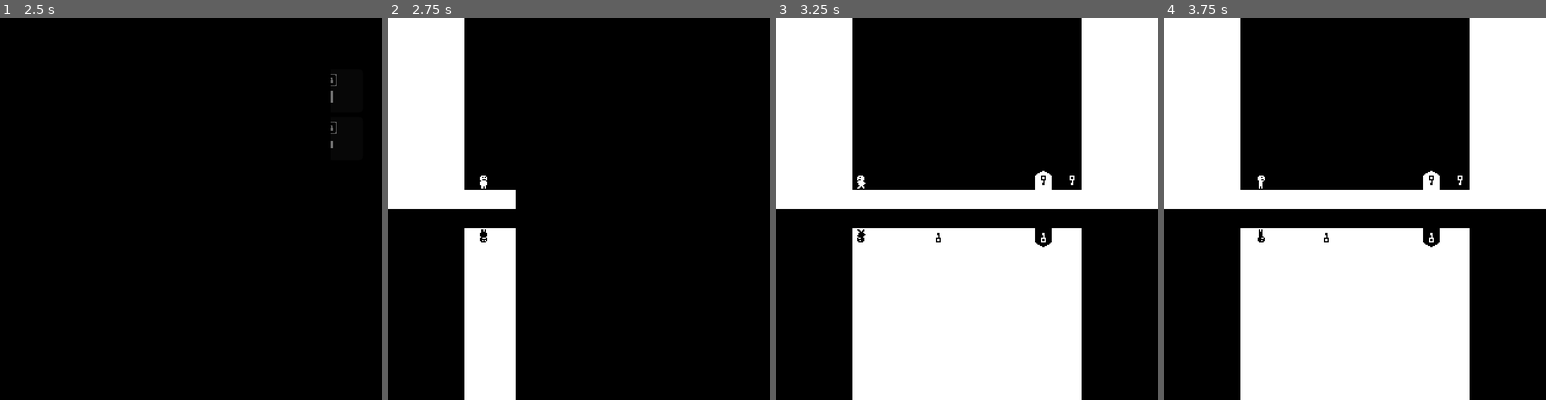
Above: before the commit, frames 1-4 (left to right).
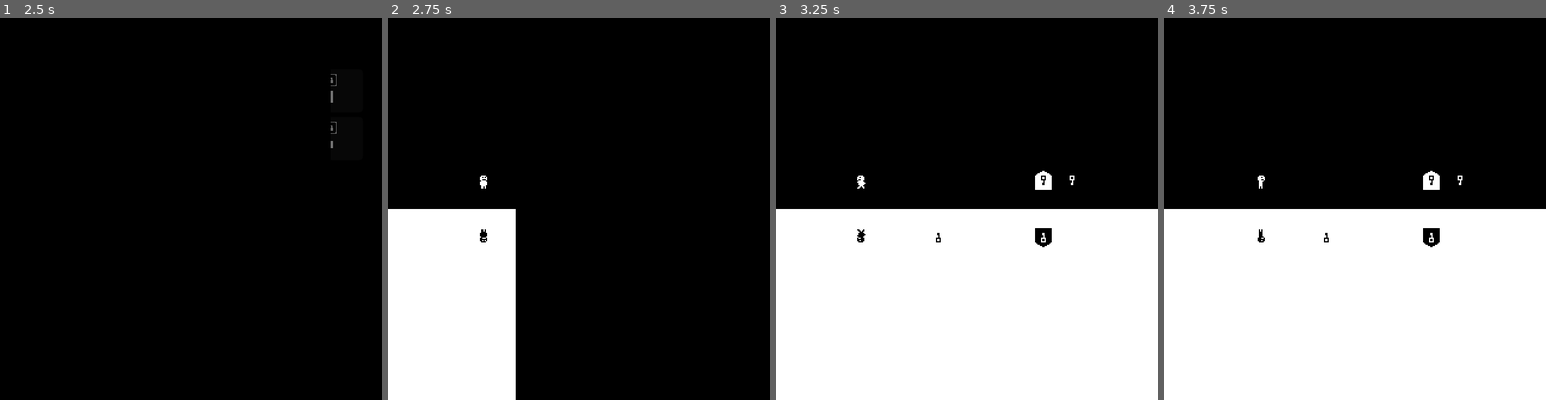
Above: after the commit, the same moments.

Repository: brianhall1313/Me-and-My-Shadow
Game: Godot game, scene res://main.tscn
Same seed, same stepped clock (60 frames per second), same inputs: the game is played once before the commit and once after it.
Inputs:
- Up to frame 1 (2.5 s): hold Right (move_right) 0.53-2 s; tap Up (interact) at 0.6, 1.35 s; tap Space (jump) at 0.77, 1.52 s; click "0" at 2 s
- Up to frame 2 (2.75 s): no input
- Up to frame 3 (3.25 s): hold Left (move_left) from 2.78 s (still down); tap Up (interact) at 2.85 s
- Up to frame 4 (3.75 s): release Left (move_left) at 3.53 s; hold Right (move_right) from 3.53 s (still down); tap Up (interact) at 3.6 s

Frame 1 is identical in both runs. In frame 2, 21% of the frame differs, in the area x 0-34%, y 0-100%; in frame 3, 46%, in the area x 0-100%, y 0-100%; in frame 4, 46%.

Commit message:
redoing levels completely

Diff:
--- a/level_test.tscn
+++ b/level_test.tscn
@@ -1,11 +1,11 @@
-[gd_scene load_steps=18 format=3 uid="uid://b1njf3dqg7467"]
+[gd_scene load_steps=19 format=3 uid="uid://b1njf3dqg7467"]
 
 [ext_resource type="Script" path="res://test_level.gd" id="1_jfuwv"]
 [ext_resource type="PackedScene" uid="uid://u8fiysfj1plv" path="res://black_door.tscn" id="2_bqlid"]
+[ext_resource type="Texture2D" uid="uid://duxhub1k3qlb5" path="res://basic_tile.png" id="2_tigvl"]
 [ext_resource type="PackedScene" uid="uid://c00jo8qmg4n57" path="res://white_door.tscn" id="3_lfmyy"]
 [ext_resource type="PackedScene" uid="uid://bwpuy0ynb7hrt" path="res://shadow.tscn" id="4_rhvog"]
 [ext_resource type="PackedScene" uid="uid://blhemidxahef0" path="res://player.tscn" id="5_u328l"]
-[ext_resource type="PackedScene" uid="uid://e1pyomau60ti" path="res://platform.tscn" id="6_upjij"]
 [ext_resource type="PackedScene" uid="uid://ccqagh7v6o6d3" path="res://black_spike.tscn" id="7_5t4qy"]
 [ext_resource type="PackedScene" uid="uid://c816lbg3fc42k" path="res://white_spike.tscn" id="8_mr530"]
 [ext_resource type="PackedScene" uid="uid://c5vs0rnqra8n2" path="res://white_key.tscn" id="9_8terd"]
@@ -15,8 +15,20 @@
 [ext_resource type="Theme" uid="uid://d334f2xsycvqg" path="res://basic_theme.tres" id="13_u32m1"]
 [ext_resource type="PackedScene" uid="uid://tekfpdogpack" path="res://moving_platform.tscn" id="14_2nlen"]
 
-[sub_resource type="RectangleShape2D" id="RectangleShape2D_fq2y6"]
-size = Vector2(16, 96)
+[sub_resource type="TileSetAtlasSource" id="TileSetAtlasSource_tj0s1"]
+texture = ExtResource("2_tigvl")
+0:0/0 = 0
+0:0/0/physics_layer_0/linear_velocity = Vector2(0, 0)
+0:0/0/physics_layer_0/angular_velocity = 0.0
+0:0/0/physics_layer_0/polygon_0/points = PackedVector2Array(-8, -8, 8, -8, 8, 8, -8, 8)
+1:0/0 = 0
+1:0/0/physics_layer_0/linear_velocity = Vector2(0, 0)
+1:0/0/physics_layer_0/angular_velocity = 0.0
+1:0/0/physics_layer_0/polygon_0/points = PackedVector2Array(-8, -8, 8, -8, 8, 8, -8, 8)
+
+[sub_resource type="TileSet" id="TileSet_mhhrs"]
+physics_layer_0/collision_layer = 1
+sources/0 = SubResource("TileSetAtlasSource_tj0s1")
 
 [sub_resource type="StyleBoxFlat" id="StyleBoxFlat_bw00t"]
 bg_color = Color(0.103744, 0.103744, 0.103743, 1)
@@ -40,41 +52,22 @@
 offset_bottom = 160.0
 color = Color(0, 0, 0, 1)
 
+[node name="TileMap" type="TileMap" parent="."]
+tile_set = SubResource("TileSet_mhhrs")
+format = 2
+layer_0/tile_data = PackedInt32Array(589824, 0, 0, 589825, 0, 0, 589826, 0, 0, 589827, 0, 0, 589828, 0, 0, 589829, 0, 0, 589830, 0, 0, 589831, 0, 0, 589832, 0, 0, 589833, 0, 0, 589834, 0, 0, 589835, 0, 0, 655371, 65536, 0, 589836, 0, 0, 589837, 0, 0, 589838, 0, 0, 589839, 0, 0, 589840, 0, 0, 589841, 0, 0, 589842, 0, 0, 589843, 0, 0, 655360, 65536, 0, 655361, 65536, 0, 655362, 65536, 0, 655363, 65536, 0, 655364, 65536, 0, 655365, 65536, 0, 655366, 65536, 0, 655367, 65536, 0, 655368, 65536, 0, 655369, 65536, 0, 655370, 65536, 0, 655372, 65536, 0, 655373, 65536, 0, 655374, 65536, 0, 655375, 65536, 0, 655376, 65536, 0, 655377, 65536, 0, 655378, 65536, 0, 655379, 65536, 0)
+
 [node name="black_door" parent="." instance=ExtResource("2_bqlid")]
 position = Vector2(304, 184)
 
 [node name="white_door" parent="." instance=ExtResource("3_lfmyy")]
 position = Vector2(304, 136)
 
-[node name="floor_white" type="StaticBody2D" parent="."]
-
-[node name="collision_white" type="CollisionPolygon2D" parent="floor_white"]
-position = Vector2(0, 64)
-polygon = PackedVector2Array(0, 96, 0, -176, 8, -176, 8, 80, 312, 80, 312, -176, 320, -176, 320, 96)
-
-[node name="shape_white" type="Polygon2D" parent="floor_white/collision_white"]
-
-[node name="floor_black" type="StaticBody2D" parent="."]
-
-[node name="collision_black" type="CollisionPolygon2D" parent="floor_black"]
-position = Vector2(0, 80)
-polygon = PackedVector2Array(0, 80, 0, 336, 8, 336, 8, 96, 312, 96, 312, 336, 320, 336, 320, 240, 320, 80)
-
-[node name="shape_black" type="Polygon2D" parent="floor_black/collision_black"]
-color = Color(0, 0, 0, 1)
-
 [node name="shadow" parent="." instance=ExtResource("4_rhvog")]
 position = Vector2(16, 184)
 
 [node name="player" parent="." instance=ExtResource("5_u328l")]
 position = Vector2(16, 136)
-
-[node name="platform" parent="." instance=ExtResource("6_upjij")]
-position = Vector2(40, 104)
-
-[node name="platform2" parent="." instance=ExtResource("6_upjij")]
-modulate = Color(0, 0, 0, 1)
-position = Vector2(40, 208)
 
 [node name="black_spike" parent="." instance=ExtResource("7_5t4qy")]
 position = Vector2(16, 312)
@@ -93,18 +86,6 @@
 
 [node name="black_block" parent="." instance=ExtResource("12_vpcvc")]
 position = Vector2(156, 193)
-
-[node name="StaticBody2D" type="StaticBody2D" parent="."]
-metadata/_edit_group_ = true
-
-[node name="CollisionShape2D" type="CollisionShape2D" parent="StaticBody2D"]
-position = Vector2(256, 48)
-shape = SubResource("RectangleShape2D_fq2y6")
-
-[node name="ColorRect" type="ColorRect" parent="StaticBody2D"]
-offset_left = 248.0
-offset_right = 264.0
-offset_bottom = 96.0
 
 [node name="pause_menu" type="PanelContainer" parent="."]
 process_mode = 3
--- a/test_level.gd
+++ b/test_level.gd
@@ -2,10 +2,7 @@
 
 @export var level:int
 
-@onready var collision_white = $floor_white/collision_white
-@onready var shape_white = $floor_white/collision_white/shape_white
-@onready var collision_black = $floor_black/collision_black
-@onready var shape_black = $floor_black/collision_black/shape_black
+
 @onready var black_door = $black_door
 @onready var white_door = $white_door
 @onready var bottom_background = $bottom_background
@@ -17,8 +14,6 @@
 
 # Called when the node enters the scene tree for the first time.
 func _ready():
-	shape_white.polygon = collision_white.polygon
-	shape_black.polygon = collision_black.polygon
 	connect_to_global_signal_bus()
 	top_background.show()
 	bottom_background.show()
Binary file added: basic_tile.png
Not shown, added: basic_tile.png.import
